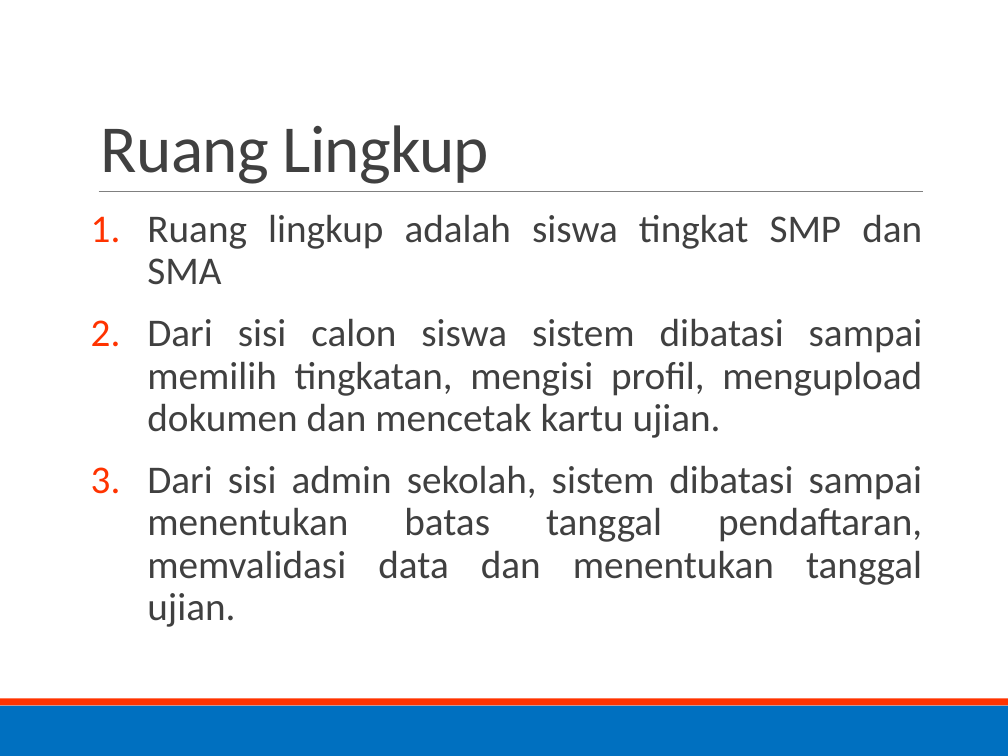
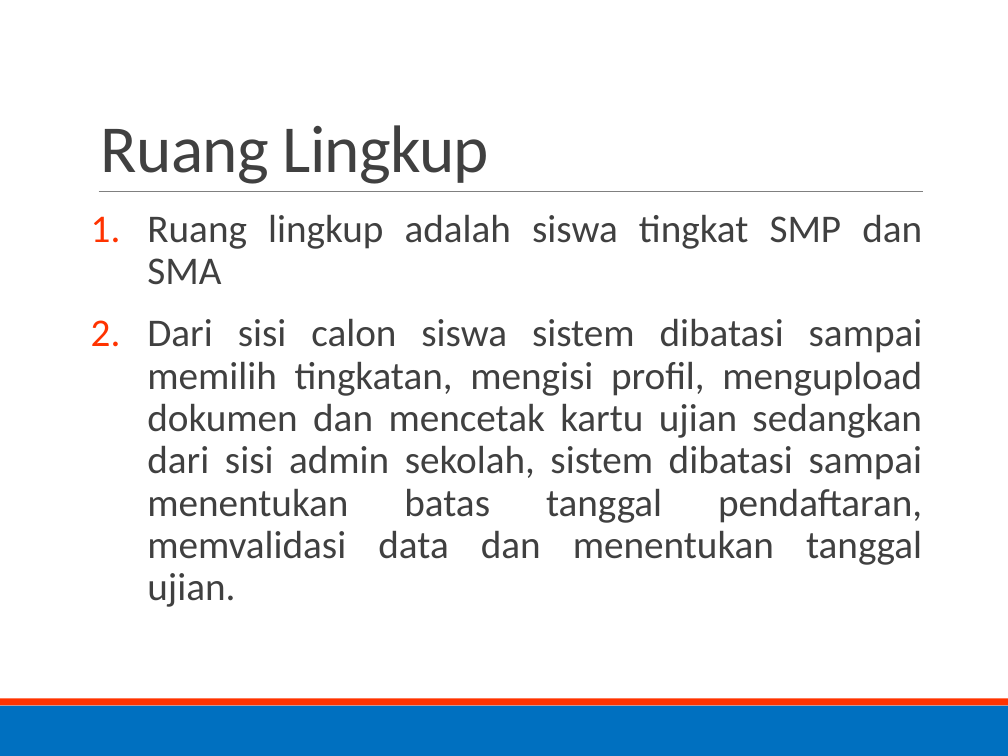
Before and after one commit to lastfantasy/tmr, a slide deck: slide 6 of TA final/TA PRESENTASI.pptx. Drawn at 1008x756 pixels with LibreOffice and Linux fonts; fonts in the diff are those of the drawing. Boxes give left, top, right and bottom in pixels: in the first picture for what was removed or moved away, otherwise in the second. Text is boxed around its words. In the diff, an @@ line names an element or a change of style, - is before the commit and + after.

```diff
--- a/TA final/TA PRESENTASI.pptx
+++ b/TA final/TA PRESENTASI.pptx
@@ text at bbox=[147, 318, 923, 607]: text changed @@
-2. Dari sisi calon siswa sistem dibatasi sampai memilih tingkatan, mengisi profil, mengupload dokumen dan mencetak kartu ujian.
-3. Dari sisi admin sekolah, sistem dibatasi sampai menentukan batas tanggal pendaftaran, memvalidasi data dan menentukan tanggal ujian.
+2. Dari sisi calon siswa sistem dibatasi sampai memilih tingkatan, mengisi profil, mengupload dokumen dan mencetak kartu ujian sedangkan dari sisi admin sekolah, sistem dibatasi sampai menentukan batas tanggal pendaftaran, memvalidasi data dan menentukan tanggal ujian.
```
